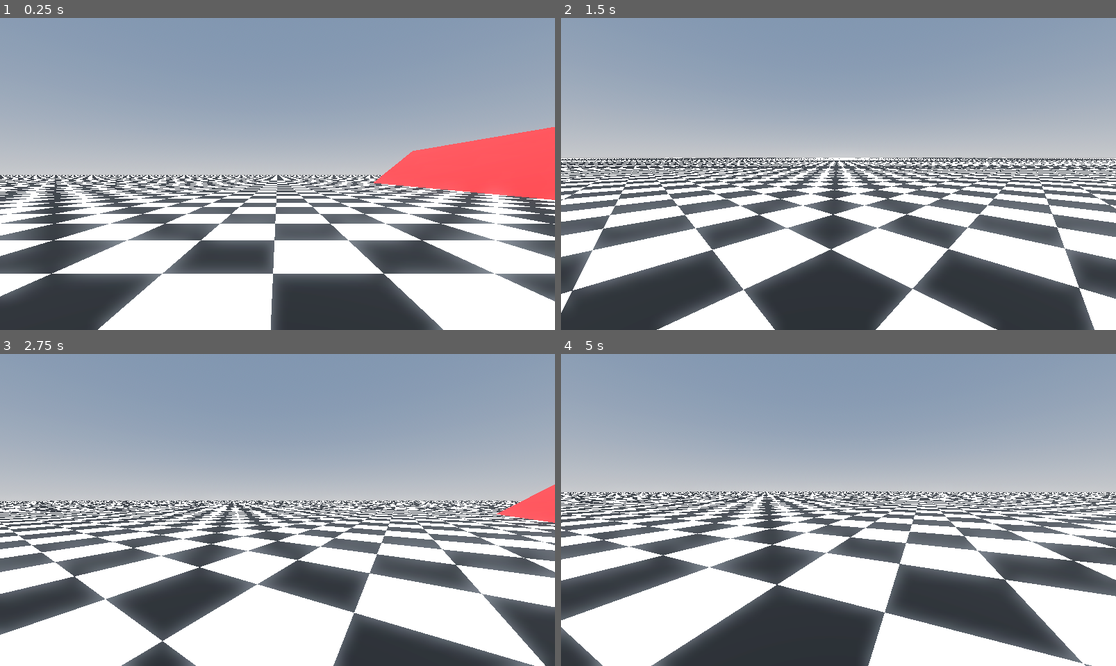
Above: before the commit, frames 1-4 (two rows, left to right).
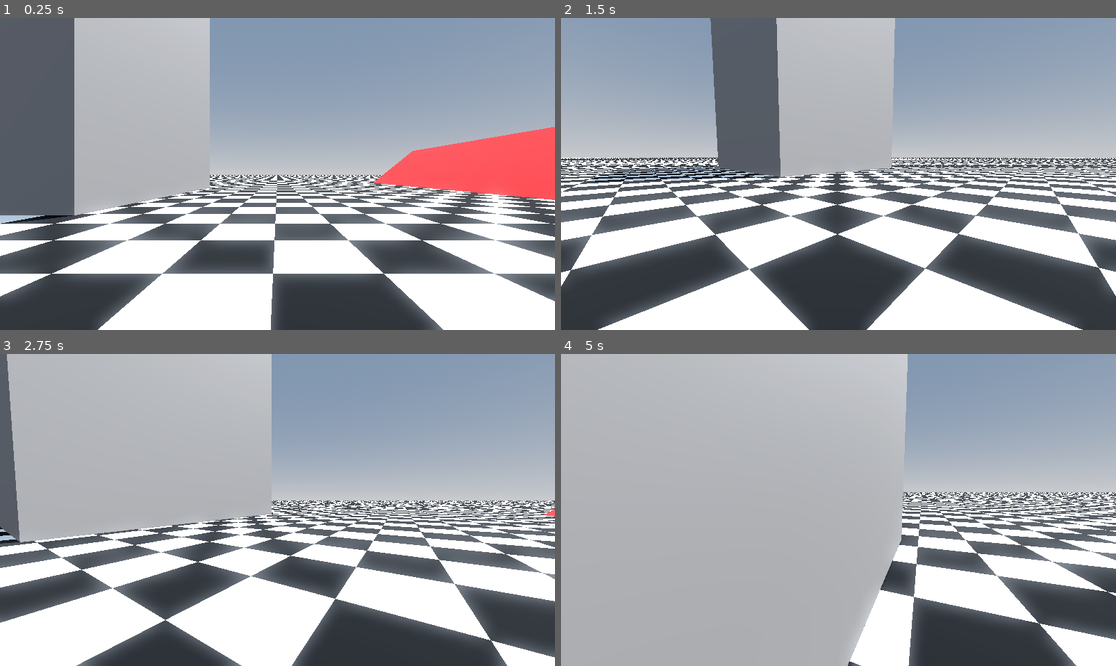
Above: after the commit, the same moments.

Repository: ChangeCaps/Serenity
Game: Godot game, scene res://scenes/level_1.tscn
Same seed, same stepped clock (60 frames per second), same inputs: the game is played once before the commit and once after it.
Inputs (mouse positions are in pixels of both pictures, inside the frame that each line leads up to):
- Up to frame 1 (0.25 s): no input
- Up to frame 2 (1.5 s): tap Enter at 0.5 s; move the mouse to (960, 158) at 0.52 s; press the mouse at (960, 158) at 0.53 s; hold D (move_right) 0.53-1.28 s; tap Space (jump) at 0.77, 1.07 s; tap Shift (slide) at 0.8, 1.35 s; move the mouse to (810, 174) at 1.27 s; release the mouse at (810, 174) at 1.28 s; hold W (move_forward) from 1.28 s (still down)
- Up to frame 3 (2.75 s): keep holding W (move_forward); tap Space (jump) at 1.52, 1.55, 1.82 s; move the mouse to (288, 503) at 2.02 s; hold Space (jump) from 2.03 s (still down); click (288, 503) at 2.3 s
- Up to frame 4 (5 s): move the mouse to (832, 516) at 2.77 s; release Space (jump) at 2.78 s; click (832, 516) at 2.85 s; tap Space (jump) at 3.02, 3.32, 3.77, 3.8, 4.07, 4.52, 4.82 s; tap Shift (slide) at 3.05 s; move the mouse to (877, 513) at 3.52 s; hold Shift (slide) 3.53-4.28 s; tap Escape (ui_cancel) at 4.15 s; move the mouse to (672, 463) at 4.27 s; release W (move_forward) at 4.28 s; hold A (move_left) from 4.28 s (still down); click (672, 463) at 4.35 s

The runs differ from the first frame. In frame 1, 18% of the frame differs, in the area x 0-38%, y 0-67%; in frame 2, 41%; in frame 3, 36%; in frame 4, 64%, in the area x 0-100%, y 0-100%.

Commit message:
I don't remember what i did

Diff:
--- a/project.godot
+++ b/project.godot
@@ -53,6 +53,10 @@
 ]
 }
 
+[physics]
+
+3d/default_gravity=12.0
+
 [rendering]
 
 anti_aliasing/quality/msaa_3d=1
--- a/scenes/level_1.tscn
+++ b/scenes/level_1.tscn
@@ -34,6 +34,10 @@
 material = SubResource("StandardMaterial3D_1jlea")
 
 [sub_resource type="BoxShape3D" id="BoxShape3D_4h5dr"]
+
+[sub_resource type="BoxShape3D" id="BoxShape3D_2ybeh"]
+
+[sub_resource type="BoxMesh" id="BoxMesh_3hwyy"]
 
 [node name="Level" type="Node3D"]
 
@@ -94,3 +98,12 @@
 
 [node name="CollisionShape3D" type="CollisionShape3D" parent="Slope3"]
 shape = SubResource("BoxShape3D_4h5dr")
+
+[node name="StaticBody3D" type="StaticBody3D" parent="."]
+transform = Transform3D(19.3257, 0, 0, 0, 46.5867, 0, 0, 0, 19.3257, -18.3895, 9.53674e-07, -19.2941)
+
+[node name="CollisionShape3D" type="CollisionShape3D" parent="StaticBody3D"]
+shape = SubResource("BoxShape3D_2ybeh")
+
+[node name="MeshInstance3D" type="MeshInstance3D" parent="StaticBody3D"]
+mesh = SubResource("BoxMesh_3hwyy")
--- a/scenes/player.tscn
+++ b/scenes/player.tscn
@@ -10,15 +10,14 @@
 axis_lock_angular_y = true
 axis_lock_angular_z = true
 floor_block_on_wall = false
-floor_snap_length = 0.2
 script = ExtResource("1_wk27x")
 walk_speed = 10.0
 walk_acceleration = 80.0
 walk_friction = 5.0
-air_speed = 5.0
+air_speed = 7.0
 air_acceleration = 60.0
-slide_speed = 4.0
-slide_acceleration = 40.0
+slide_speed = 7.0
+slide_acceleration = 60.0
 slide_friction = 0.2
 slide_min_speed = 8.0
 jump_impulse = 4.0
--- a/scripts/player.gd
+++ b/scripts/player.gd
@@ -1,5 +1,7 @@
 extends CharacterBody3D
 
+
+
 @export_category("Movement")
 @export
 var walk_speed: float;
@@ -24,6 +26,8 @@
 @export
 var jump_buffer_time: float;
 
+
+
 @export_category("Camera")
 @export
 var view_sensitive: float;
@@ -40,12 +44,16 @@
 @export
 var fov_decay: float;
 
+
+
 @export_category("Slide")
 @export
 var slide_height: float;
 @export
 var slide_head_tilt: float;
 
+
+
 @onready
 var head: Node3D = $Head;
 @onready
@@ -55,197 +63,246 @@
 @onready
 var capsule_shape := collision_shape.shape as CapsuleShape3D;
 
+
+
 @onready
 var head_standing_position := head.position;
 @onready
 var head_position := head_standing_position;
 @onready
 var capsule_height := capsule_shape.height;
+
+
 
 var gravity: float = ProjectSettings.get_setting("physics/3d/default_gravity");
 var mouse_captured := false;
 var headbob_time := 0.0;
 var is_sliding := false;
 var slide_stopped := false;
-var slide_countdown := 0.0;
 var view_direction := Vector2.ZERO;
-
 var jump_buffer := 0.0;
 
+
+
 func exponential_decay(decay: float, delta: float) -> float:
-  return 1.0 - exp(-decay * delta);
+    return 1.0 - exp  (-decay * delta);
+
+
 
 func current_friction() -> float:
-  if is_sliding:
-    return slide_friction;
-  else:
-    return walk_friction;
+    if is_sliding:
+        return slide_friction;
+    else:
+        return walk_friction;
+
+
 
 func is_grounded() -> bool:
-  if is_sliding:
-    return is_on_wall() && get_wall_normal().angle_to(Vector3.UP) < floor_max_angle;
-  else:
-    return is_on_floor();
+    if is_sliding:
+        return is_on_wall() && get_wall_normal().angle_to(Vector3.UP) < floor_max_angle;
+    else:
+        return is_on_floor();
+
+
+func speed() -> float:
+    return velocity.length();
+
+
 
 func _physics_process(delta: float) -> void:
-  var is_at_slide_speed = get_real_velocity().length() > slide_min_speed;
-
-  if Input.is_action_pressed("slide") && !slide_stopped:
-    is_sliding = true;
-    motion_mode = MOTION_MODE_FLOATING;
-  else:
-    is_sliding = false;
-    motion_mode = MOTION_MODE_GROUNDED;
-
-  if !is_at_slide_speed && is_grounded():
-    slide_stopped = true;
-
-  if !Input.is_action_pressed("slide"):
-    slide_stopped = false;
-
-  # get the movement input
-  var movement_input := Input.get_vector(
-    "move_left",
-    "move_right",
-    "move_forward",
-    "move_back",
-  );
-
-  # compute the movement vector
-  var movement := Vector3(movement_input.x, 0.0, movement_input.y);
-  movement = head.global_transform.basis * movement.normalized();
-
-  var horizontal_velocity := Vector3(velocity.x, 0.0, velocity.z);
-  var current_speed := movement.dot(horizontal_velocity);
-
-  if is_grounded():
-    var delta_speed: float;
+    var is_at_slide_speed := get_real_velocity().length() > slide_min_speed;
+
+    if Input.is_action_pressed("slide") && !slide_stopped:
+        is_sliding = true;
+        motion_mode = MOTION_MODE_FLOATING;
+    else:
+        is_sliding = false;
+        motion_mode = MOTION_MODE_GROUNDED;
+
+    if !is_at_slide_speed && is_grounded():
+        slide_stopped = true;
+
+    if !Input.is_action_pressed("slide"):
+        slide_stopped = false;
+
+    # get the movement input
+    var movement_input := Input.get_vector(
+        "move_left",
+        "move_right",
+        "move_forward",
+        "move_back",
+      );
+
+    # compute the movement vector
+    var movement: Vector3;
+
+    if is_sliding && is_grounded():
+        var right := get_wall_normal().cross(transform.basis.z).normalized();
+        var forward := get_wall_normal().cross(-right).normalized();
+
+        movement = right * movement_input.x + forward * movement_input.y;
+    else:
+        movement = transform.basis * Vector3(movement_input.x, 0.0, movement_input.y);
+
+    # the name current speed is somewhat misleading,
+    # in reality it's the speed in the direction of the movement
+    var current_speed := movement.dot(velocity);
+
+    var target_speed: float;
+    var acceleration: float;
+
+    if is_grounded():
+        if is_sliding:
+            target_speed = slide_speed;
+            acceleration = slide_acceleration;
+        else:
+            target_speed = walk_speed;
+            acceleration = walk_acceleration;
+    else:
+        target_speed = air_speed;
+        acceleration = air_acceleration;
+
+    var delta_speed := clampf(target_speed - current_speed, 0.0, acceleration * delta);
+    var actual_speed := velocity.length();
+    var max_speed := maxf(target_speed, actual_speed);
+
+    velocity += movement * delta_speed;
+
+    # limit the velocity so we don't gain speed when air strafing
+    velocity = velocity.limit_length(max_speed);
+
+    if is_grounded():
+        velocity -= velocity * current_friction() * delta;
+
+    velocity.y -= gravity * delta;
+
+    if is_grounded() && jump_buffer > 0.0:
+        velocity.y = jump_impulse;
+        jump_buffer = 0.0;
+
+    jump_buffer -= delta;
+    jump_buffer = max(jump_buffer, 0.0);
+
+    move_and_slide();
+
     if is_sliding:
-      delta_speed = clamp(slide_speed - current_speed, 0.0, slide_acceleration * delta);
-    else:
-      delta_speed = clamp(walk_speed - current_speed, 0.0, walk_acceleration * delta);
-
-    velocity += movement * delta_speed;
-    velocity -= horizontal_velocity * current_friction() * delta;
-  else:
-    var delta_speed: float = clamp(air_speed - current_speed, 0.0, air_acceleration * delta);
-    velocity += movement * delta_speed;
-
-  velocity.y -= gravity * delta;
-
-  if is_grounded() && jump_buffer > 0.0:
-    velocity.y = jump_impulse;
-    jump_buffer = 0.0;
-
-  jump_buffer -= delta;
-  jump_buffer = max(jump_buffer, 0.0);
-
-  move_and_slide();
-
-  if is_sliding:
-    velocity = get_real_velocity();
+        velocity = get_real_velocity();
+
+
 
 func _process(delta: float) -> void:
-  # headbobbing
-  var head_target := head_standing_position;
-
-  # update the camera and collision shape when sliding
-  if is_sliding && is_grounded():
-    head_target.y -= slide_height;
-    capsule_shape.height = capsule_height - slide_height;
-  else:
-    capsule_shape.height = capsule_height;
-
-  collision_shape.transform.origin.y = capsule_shape.height / 2.0;
-
-  head_position = lerp(
-    head_position,
-    head_target,
-    exponential_decay(20.0, delta),
-  );
-
-  head.position = head_position + headbob(headbob_time);
-
-  # update the camera rotation
-  camera.rotation.x = view_direction.x;
-  rotation.y = view_direction.y;
-
-  var forward = -transform.basis.z.dot(get_real_velocity().normalized());
-  var right = transform.basis.x.dot(get_real_velocity().normalized());
-  var tilt_decay = exponential_decay(15.0, delta);
-
-  if is_sliding && is_grounded():
-    head.rotation_degrees.x = lerp(
-      head.rotation_degrees.x,
-      slide_head_tilt * forward,
-      tilt_decay,
+    # headbobbing
+    var head_target := head_standing_position;
+
+    # update the camera and collision shape when sliding
+    if is_sliding && is_grounded():
+        head_target.y -= slide_height;
+        capsule_shape.height = capsule_height - slide_height;
+    else:
+        capsule_shape.height = capsule_height;
+
+    collision_shape.transform.origin.y = capsule_shape.height / 2.0;
+
+    head_position = lerp(
+        head_position,
+        head_target,
+        exponential_decay(20.0, delta),
     );
-    head.rotation_degrees.z = lerp(
-      head.rotation_degrees.z,
-      slide_head_tilt * right,
-      tilt_decay,
+
+    head.position = head_position + headbob(headbob_time);
+
+    # update the camera rotation
+    camera.rotation.x = view_direction.x;
+    rotation.y = view_direction.y;
+
+    var forward := -transform.basis.z.dot(get_real_velocity().normalized());
+    var right := transform.basis.x.dot(get_real_velocity().normalized());
+    var tilt_decay := exponential_decay(15.0, delta);
+
+    if is_sliding && is_grounded():
+        head.rotation_degrees.x = lerp(
+            head.rotation_degrees.x,
+            slide_head_tilt * forward,
+            tilt_decay,
+        );
+        head.rotation_degrees.z = lerp(
+            head.rotation_degrees.z,
+            slide_head_tilt * right,
+            tilt_decay,
+        );
+    else:
+        head.rotation_degrees.x = lerp(head.rotation_degrees.x, 0.0, tilt_decay);
+        head.rotation_degrees.z = lerp(head.rotation_degrees.z, 0.0, tilt_decay);
+
+    # headbob time
+    if is_grounded() && !is_sliding:
+        headbob_time += min(velocity.length(), walk_speed) * delta;
+
+    var horizontal_velocity := Vector2(velocity.x, velocity.z);
+
+    # fov
+    var clamped_speed := clampf(horizontal_velocity.length(), 0.5, walk_speed * 4.0);
+    var target_fov := fov + clamped_speed * fov_factor;
+    camera.fov = lerp(
+        camera.fov,
+        target_fov,
+        exponential_decay(fov_decay, delta),
     );
-  else:
-    head.rotation_degrees.x = lerp(head.rotation_degrees.x, 0.0, tilt_decay);
-    head.rotation_degrees.z = lerp(head.rotation_degrees.z, 0.0, tilt_decay);
-
-  # headbob time
-  if is_grounded() && !is_sliding:
-    headbob_time += min(velocity.length(), walk_speed) * delta;
-
-  # fov
-  var clamped_speed = clamp(velocity.length(), 0.5, walk_speed * 4.0);
-  var target_fov = fov + clamped_speed * fov_factor;
-  camera.fov = lerp(
-    camera.fov,
-    target_fov,
-    exponential_decay(fov_decay, delta),
-  );
+
+
 
 # compute the offset of the head, for the headbob effect
 func headbob(time: float) -> Vector3:
-  var bobbing := Vector3.ZERO;
-
-  bobbing.y = sin(time * headbob_frequency) * headbob_amplitude;
-  bobbing.x = cos(time * headbob_frequency / 2.0) * headbob_amplitude;
-
-  return bobbing;
+    var bobbing := Vector3.ZERO;
+
+    bobbing.y = sin(time * headbob_frequency) * headbob_amplitude;
+    bobbing.x = cos(time * headbob_frequency / 2.0) * headbob_amplitude;
+
+    return bobbing;
+
+
 
 # handle input events
 func _input(event: InputEvent) -> void:
-  match true:
-    _ when event is InputEventMouseMotion: mouse_motion_input(event);
-    _ when event is InputEventMouseButton: mouse_button_input(event);
-    _ when event is InputEventKey:         key_input(event);
+    match true:
+        _ when event is InputEventMouseMotion: mouse_motion_input(event);
+        _ when event is InputEventMouseButton: mouse_button_input(event);
+        _ when event is InputEventKey:         key_input(event);
+
+
 
 # handle mouse motion inputs
 func mouse_motion_input(event: InputEventMouseMotion) -> void:
-  if !mouse_captured: return;
-
-  view_direction.x -= event.relative.y * view_sensitive * 0.005;
-  view_direction.y -= event.relative.x * view_sensitive * 0.005;
-
-  view_direction.x = clamp(
-    view_direction.x,
-    deg_to_rad(-view_limit),
-    deg_to_rad(view_limit),
-  );
+    if !mouse_captured: return;
+
+    view_direction.x -= event.relative.y * view_sensitive * 0.005;
+    view_direction.y -= event.relative.x * view_sensitive * 0.005;
+
+    view_direction.x = clamp(
+        view_direction.x,
+        deg_to_rad(-view_limit),
+        deg_to_rad(view_limit),
+    );
+
+
 
 # handle mouse button inputs
 func mouse_button_input(event: InputEventMouseButton) -> void:
-  if event.is_action_pressed("shoot"):
-    if !mouse_captured:
-      Input.set_mouse_mode(Input.MOUSE_MODE_CAPTURED);
-      mouse_captured = true;
-      return;
-
-    velocity += camera.global_transform.basis.z * 20.0;
+    if event.is_action_pressed("shoot"):
+        if !mouse_captured:
+            Input.set_mouse_mode(Input.MOUSE_MODE_CAPTURED);
+            mouse_captured = true;
+            return;
+
+        velocity += camera.global_transform.basis.z * 20.0;
+
+
 
 # handle key inputs
 func key_input(event: InputEventKey) -> void:
-  if event.is_action_pressed("ui_cancel"):
-    Input.set_mouse_mode(Input.MOUSE_MODE_VISIBLE);
-    mouse_captured = false;
-
-  if event.is_action_pressed("jump"):
-    jump_buffer = jump_buffer_time;
+    if event.is_action_pressed("ui_cancel"):
+        Input.set_mouse_mode(Input.MOUSE_MODE_VISIBLE);
+        mouse_captured = false;
+
+    if event.is_action_pressed("jump"):
+        jump_buffer = jump_buffer_time;
Not shown, added: export_presets.cfg
Not shown: 1 places in scenes/level_1.tscn that only renumber resources
